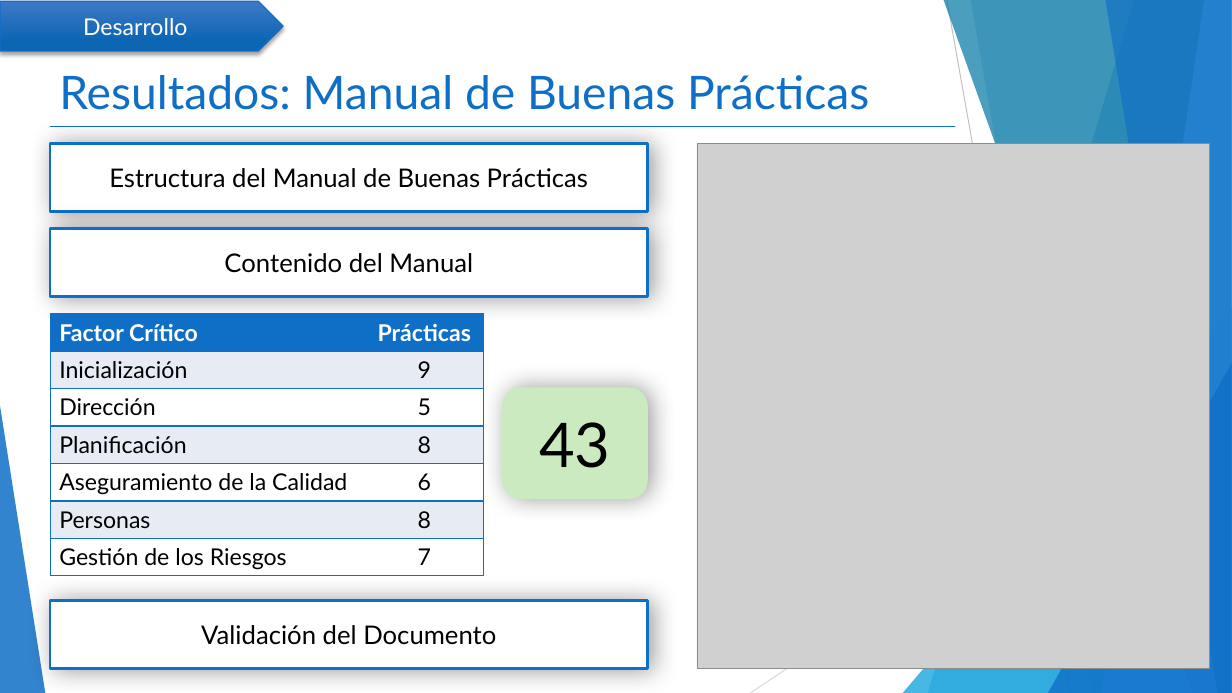
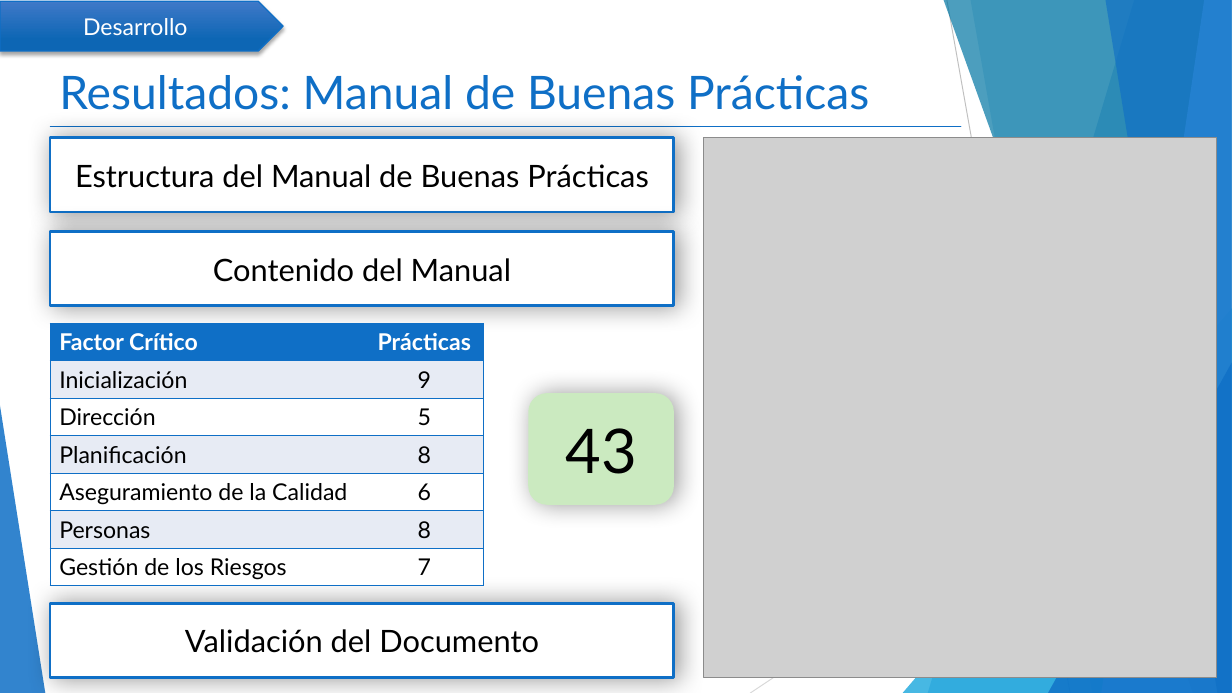
Before and after one commit to mcamara75/tituloUnap, a slide deck: slide 12 of 2018/TT IQQ 2018 Camara y Garay.pptx. Drawn at 1232x693 pixels with LibreOffice and Linux fonts; fonts in the diff are those of the drawing; grey boxes stand for pictures. Boxes give left, top, right and bottom in pixels: in the first picture for what was removed or moved away, otherwise in the second. Text is boxed around its words. In the diff, an @@ line names an element or a change of style, - is before the commit and + after.

```diff
--- a/2018/TT IQQ 2018 Camara y Garay.pptx
+++ b/2018/TT IQQ 2018 Camara y Garay.pptx
@@ rectangle "Estructura del Manual de Buenas ...": place and size @@
-rectangle "Estructura del Manual de Buenas ..." at (50,143,648,212)
+rectangle "Estructura del Manual de Buenas ..." at (50,138,674,213)
@@ line moved from (51, 127) - (955, 127) to (51, 127) - (961, 127) @@
@@ picture: place and size @@
-picture at (697,143,1210,668)
+picture at (704,138,1217,678)
@@ size 20 to 24 pt in 3 elements at (50,138,674,213), (50,604,674,678), (50,232,674,307) @@
@@ rectangle "Contenido del Manual": place and size @@
-rectangle "Contenido del Manual" at (50,228,648,297)
+rectangle "Contenido del Manual" at (50,232,674,307)
@@ table: place and size @@
-table at (50,313,482,576)
+table at (50,323,482,586)
@@ rounded rectangle "43": place and size @@
-rounded rectangle "43" at (502,387,648,499)
+rounded rectangle "43" at (529,393,675,505)
@@ rectangle "Validación del Documento": place and size @@
-rectangle "Validación del Documento" at (50,601,648,669)
+rectangle "Validación del Documento" at (50,604,674,678)
```
Also in this commit, not shown: 16 other slides changed.
